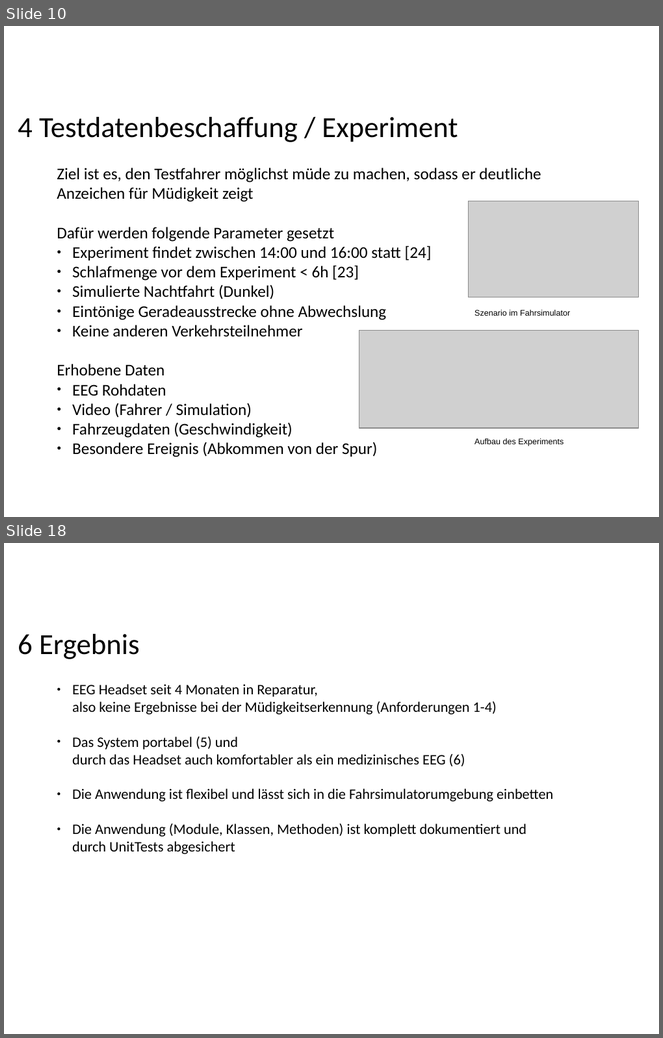
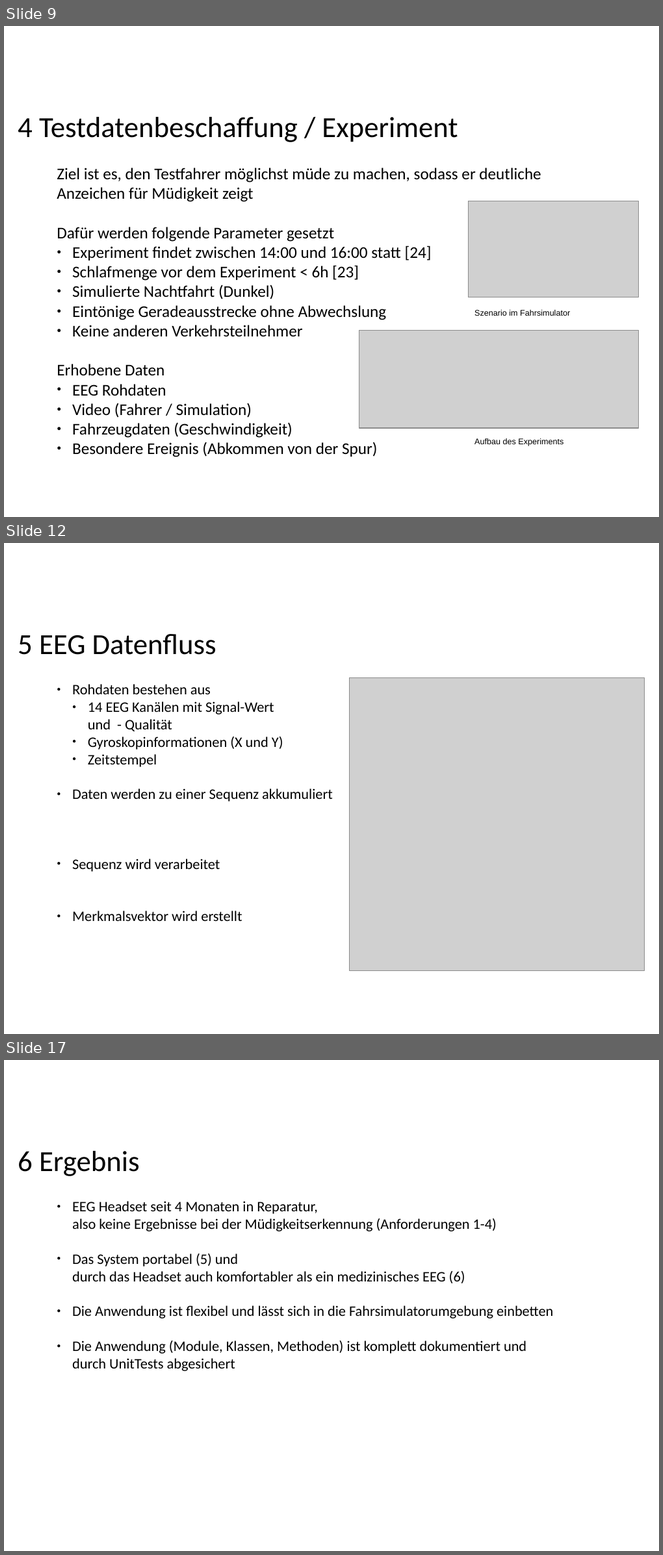
Before and after one commit to ppasler/current-adas, a slide deck: project/presentation/Praesentation_PoSDBoS_Pasler.odp. Shown one above the other, each under a label of ours: slides 10 and 18 before the commit, slides 9, 12 and 17 after it; the slides between them are not shown. The pictures are 663x1038 and 663x1555 pixels, drawn with LibreOffice and Linux fonts; fonts in the diff are those of the drawing; grey boxes stand for pictures; background and template pictures are left out. Boxes give left, top, right and bottom in pixels: in the first picture for what was removed or moved away, otherwise in the second. Text is boxed around its words. In the diff, an @@ line names an element or a change of style, - is before the commit and + after.

```diff
--- a/project/presentation/Praesentation_PoSDBoS_Pasler.odp
+++ b/project/presentation/Praesentation_PoSDBoS_Pasler.odp
@@ slide 12 added at [4,543,659,1034], background #FFFFFF @@
@@ text added at [18,634,217,655], 32 pt, text #000000 @@
+5 EEG Datenfluss
@@ picture added at [349,678,645,971] @@
@@ text added at [72,684,333,921], 16 pt, text #000000 @@
+● Rohdaten bestehen aus
+  ● 14 EEG Kanälen mit Signal-Wert
+    und - Qualität
+  ● Gyroskopinformationen (X und Y)
+  ● Zeitstempel
+● Daten werden zu einer Sequenz akkumuliert
+● Sequenz wird verarbeitet
+● Merkmalsvektor wird erstellt
@@ what was slide 10 is now slide 9 @@
@@ what was slide 18 is now slide 17 @@
```
Also in this commit, not shown: 5 slides changed, 3 other slides added, 5 slides removed, 11 other files.
